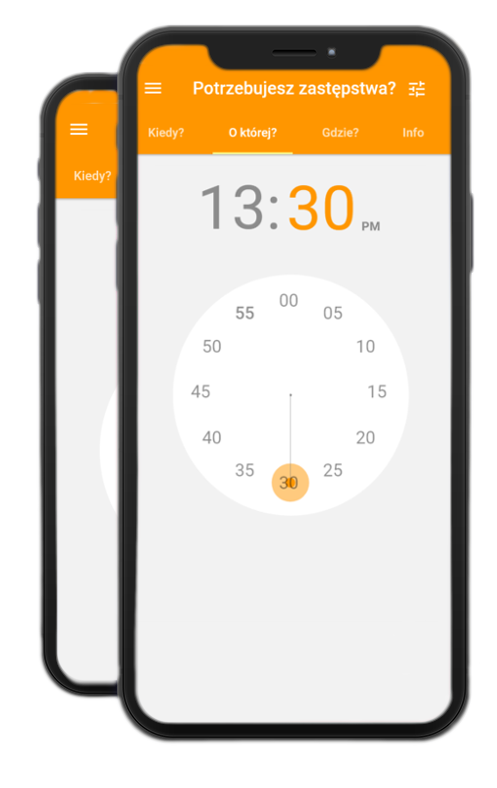
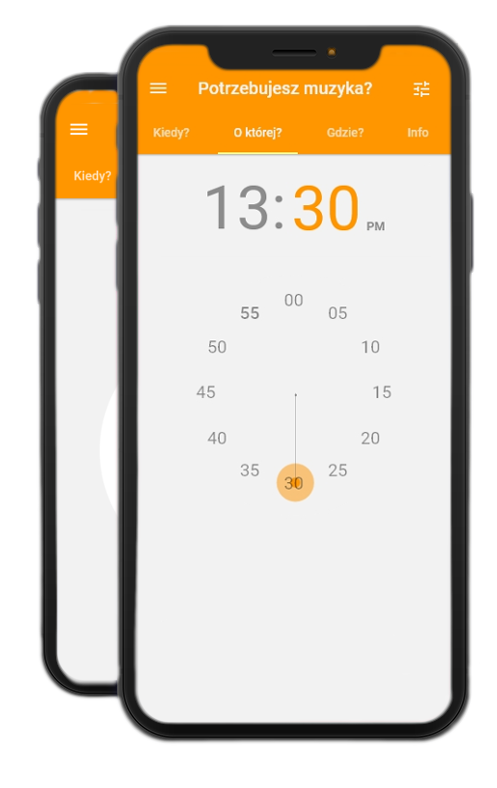
Revision of a layered 497px x 788px image; what changed, layer by layer:
added layer "Wklejona warstwa #1" above "Wklejona warstwa" over [133,43,458,622]
